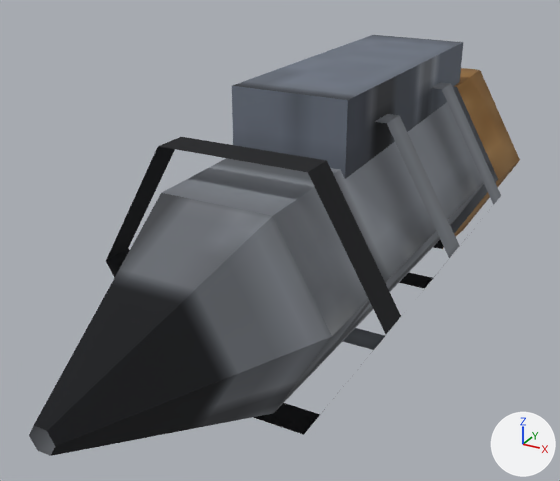
The OBJ model tenebris-rs/assets/models/ship_auger_drill.obj: old version first, new version second.
Rendered twice from a 50 mm camera at (0.577, -1.794, 0.557) aimed at (-0.034, -0.683, 0.002). Every picture has the same lights, and +X, +Y and +Z are marked at lower right. The picture after the commit comes second. Where no turn or scale is listed for an object, it has been applied to the vertices.

In view in the first picture: 'barrel', 'bit', 'collar', 'flights', 'motor'.
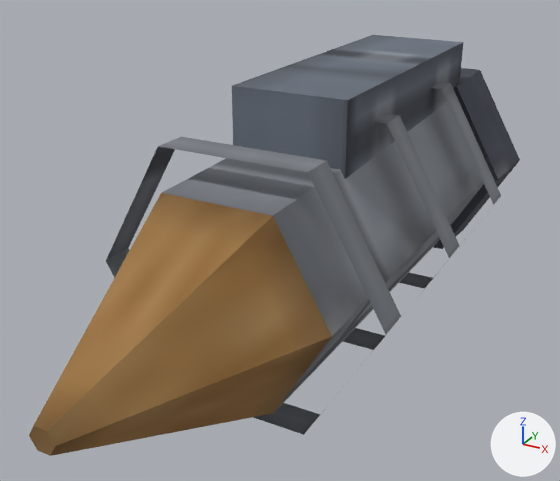
The change in detail:
me_bit has 12 vertices, 8 faces and spans x -0.188..0.188, y -1.3..-0.936, z -0.163..0.163.
me_bit is used by ob_bit; location (0.0, 0.0, 0.0).
me_bit part 1: texture (UV) coordinates of 8 of 8 faces, centred in x -0.078..0.078, y -1.3..-0.936, z -0.09..0.09, changed; they spanned u 0.38..0.62, v 0.81..0.86 and now span u 0.01..0.25, v 0.81..0.86.
me_collar has 12 vertices, 8 faces and spans x -0.23..0.23, y -0.16..0.0, z -0.199..0.199.
me_collar is used by ob_collar; location (0.0, 0.0, 0.0).
me_collar part 2: texture (UV) coordinates of 8 of 8 faces, centred in x -0.169..0.169, y -0.16..0.0, z -0.195..0.195, changed; they spanned u 0.01..0.35, v 0.81..0.86 and now span u 0.61..0.95, v 0.93..0.99.
me_flights has 36 vertices, 18 faces and spans x -0.252..0.252, y -0.896..-0.26, z -0.218..0.218.
me_flights is used by ob_flights; location (0.0, 0.0, 0.0).
me_flights part 3: texture (UV) coordinates of 18 of 18 faces, centred in x -0.189..0.189, y -0.866..-0.29, z -0.218..0.218, changed; they spanned u 0.01..0.87, v 0.77..0.86 and now span u 0.01..0.75, v 0.77..0.86.
me_motor has 8 vertices, 6 faces and spans x -0.104..0.104, y -0.72..-0.12, z 0.142..0.278.
me_motor is used by ob_motor; location (0.0, 0.0, 0.0).
me_motor part 4: 5 kept faces spanning x -0.104..0.104, y -0.72..-0.12, z 0.142..0.278 get new texture (UV) coordinates.

Boxes (x1, y1, x2, y2) around the edits, measured in the pictures (560 x 481 px):
part 1 of me_bit, surface changed (grey to brown)
    both: (29, 193, 332, 456)
part 2 of me_collar, surface changed (brown to grey)
    both: (434, 68, 520, 249)
part 3 of me_flights, surface changed
    both: (106, 83, 498, 435)
part 4 of me_motor, surface changed
    both: (233, 37, 463, 175)
